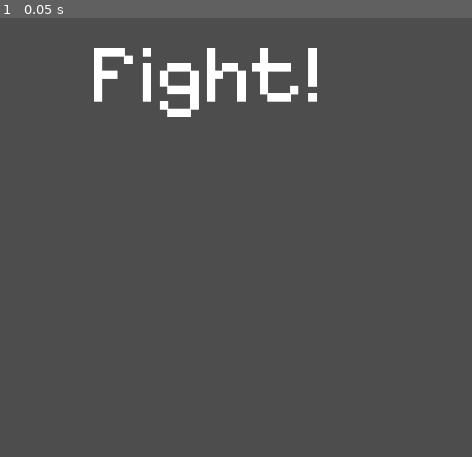
Above: before the commit, frame 1.
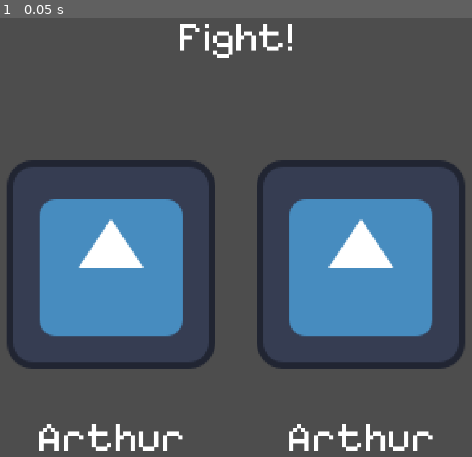
Above: after the commit, the same moment.

Repository: ostev/gamejam
Game: Godot game, scene res://scenes/BattleInterface.tscn
Two runs of this game, one before a commit and one after it. Both use one fixed random seed, a clock stepped at 60 frames per second and the inputs below. This scene is started directly instead of the project's main scene. The engine's default icon, where the game draws it, is replaced by a stand-in: a white triangle on a blue panel in a dark square.
Inputs:
- Up to frame 1 (0.05 s): no input

The runs differ from the first frame. In frame 1, 28% of the frame differs, in the area x 1-99%, y 1-99%.

Commit message:
Work on UI

Diff:
--- a/default_theme.tres
+++ b/default_theme.tres
@@ -1,4 +1,4 @@
 [gd_resource type="Theme" format=3 uid="uid://dhbhlwwtcqwl7"]
 
 [resource]
-Label/font_sizes/font_size = 200
+Label/font_sizes/font_size = 100
--- a/scenes/BattleInterface.tscn
+++ b/scenes/BattleInterface.tscn
@@ -1,4 +1,6 @@
-[gd_scene format=3 uid="uid://budt11vpa7l0x"]
+[gd_scene load_steps=2 format=3 uid="uid://budt11vpa7l0x"]
+
+[ext_resource type="Texture2D" uid="uid://bumh5if4xovdf" path="res://icon.svg" id="1_7moto"]
 
 [node name="BattleInterface" type="Control"]
 layout_mode = 3
@@ -9,16 +11,62 @@
 grow_vertical = 2
 
 [node name="Label" type="Label" parent="."]
-layout_mode = 0
-offset_left = 372.0
-offset_top = 29.0
-offset_right = 1402.0
-offset_bottom = 299.0
+layout_mode = 1
+anchors_preset = 5
+anchor_left = 0.5
+anchor_right = 0.5
+offset_left = -140.0
+offset_right = 140.0
+offset_bottom = 120.0
+grow_horizontal = 2
 theme_type_variation = &"HeaderLarge"
 text = "Fight!"
+horizontal_alignment = 3
+vertical_alignment = 1
+
+[node name="MarginContainer" type="MarginContainer" parent="."]
+layout_mode = 1
+anchors_preset = 7
+anchor_left = 0.5
+anchor_top = 1.0
+anchor_right = 0.5
+anchor_bottom = 1.0
+offset_left = -550.0
+offset_top = -724.0
+offset_right = 550.0
+grow_horizontal = 2
+grow_vertical = 0
+
+[node name="HBoxContainer" type="HBoxContainer" parent="MarginContainer"]
+layout_mode = 2
+theme_override_constants/separation = 100
+
+[node name="VBoxContainer" type="VBoxContainer" parent="MarginContainer/HBoxContainer"]
+custom_minimum_size = Vector2(500, 0)
+layout_mode = 2
+
+[node name="TextureRect" type="TextureRect" parent="MarginContainer/HBoxContainer/VBoxContainer"]
+custom_minimum_size = Vector2(0, 600)
+layout_mode = 2
+texture = ExtResource("1_7moto")
+stretch_mode = 4
+
+[node name="Label" type="Label" parent="MarginContainer/HBoxContainer/VBoxContainer"]
+layout_mode = 2
+text = "Arthur"
 horizontal_alignment = 1
 
-[node name="HBoxContainer" type="HBoxContainer" parent="."]
-layout_mode = 0
-offset_right = 40.0
-offset_bottom = 40.0
+[node name="VBoxContainer2" type="VBoxContainer" parent="MarginContainer/HBoxContainer"]
+custom_minimum_size = Vector2(500, 0)
+layout_mode = 2
+
+[node name="TextureRect" type="TextureRect" parent="MarginContainer/HBoxContainer/VBoxContainer2"]
+custom_minimum_size = Vector2(0, 600)
+layout_mode = 2
+texture = ExtResource("1_7moto")
+stretch_mode = 4
+
+[node name="Label" type="Label" parent="MarginContainer/HBoxContainer/VBoxContainer2"]
+layout_mode = 2
+text = "Arthur"
+horizontal_alignment = 1
--- a/scenes/Enemy.tscn
+++ b/scenes/Enemy.tscn
@@ -1,8 +1,27 @@
-[gd_scene load_steps=2 format=3 uid="uid://cq0ih3tvjf6ic"]
+[gd_scene load_steps=6 format=3 uid="uid://cq0ih3tvjf6ic"]
 
 [ext_resource type="Script" uid="uid://bb1wrbbcgolg4" path="res://src/Enemy.gd" id="1_3gvst"]
+[ext_resource type="Script" uid="uid://cdwj78lqlau54" path="res://src/Combatant.gd" id="2_mpr68"]
+[ext_resource type="Texture2D" uid="uid://bumh5if4xovdf" path="res://icon.svg" id="3_ft8do"]
+
+[sub_resource type="SpriteFrames" id="SpriteFrames_5wwv6"]
+animations = [{
+"frames": [{
+"duration": 1.0,
+"texture": ExtResource("3_ft8do")
+}],
+"loop": true,
+"name": &"default",
+"speed": 5.0
+}]
+
+[sub_resource type="Resource" id="Resource_1vja8"]
+script = ExtResource("2_mpr68")
+sprite_frames = SubResource("SpriteFrames_5wwv6")
+metadata/_custom_type_script = "uid://cdwj78lqlau54"
 
 [node name="Enemy" type="Node2D"]
 script = ExtResource("1_3gvst")
+details = SubResource("Resource_1vja8")
 
 [node name="AnimatedSprite2D" type="AnimatedSprite2D" parent="."]
--- a/src/Combatant.gd
+++ b/src/Combatant.gd
@@ -1,4 +1,4 @@
-extends Resource
+class_name Combatant extends Resource
 
 @export var health: int
 @export var name: String
--- a/src/Enemy.gd
+++ b/src/Enemy.gd
@@ -1,13 +1,13 @@
+@tool
 extends Node2D
 
-
-const Combatant = preload("res://src/Combatant.gd")
 
 @onready var animated_sprite: AnimatedSprite2D = $AnimatedSprite2D
 
 @export var details: Combatant
 
 func _ready() -> void:
+    animated_sprite.sprite_frames = details.sprite_frames
     animated_sprite.play("idle")
 
 func _process(delta: float) -> void:
Not shown, added: assets/hector_frontview.png.png.import
